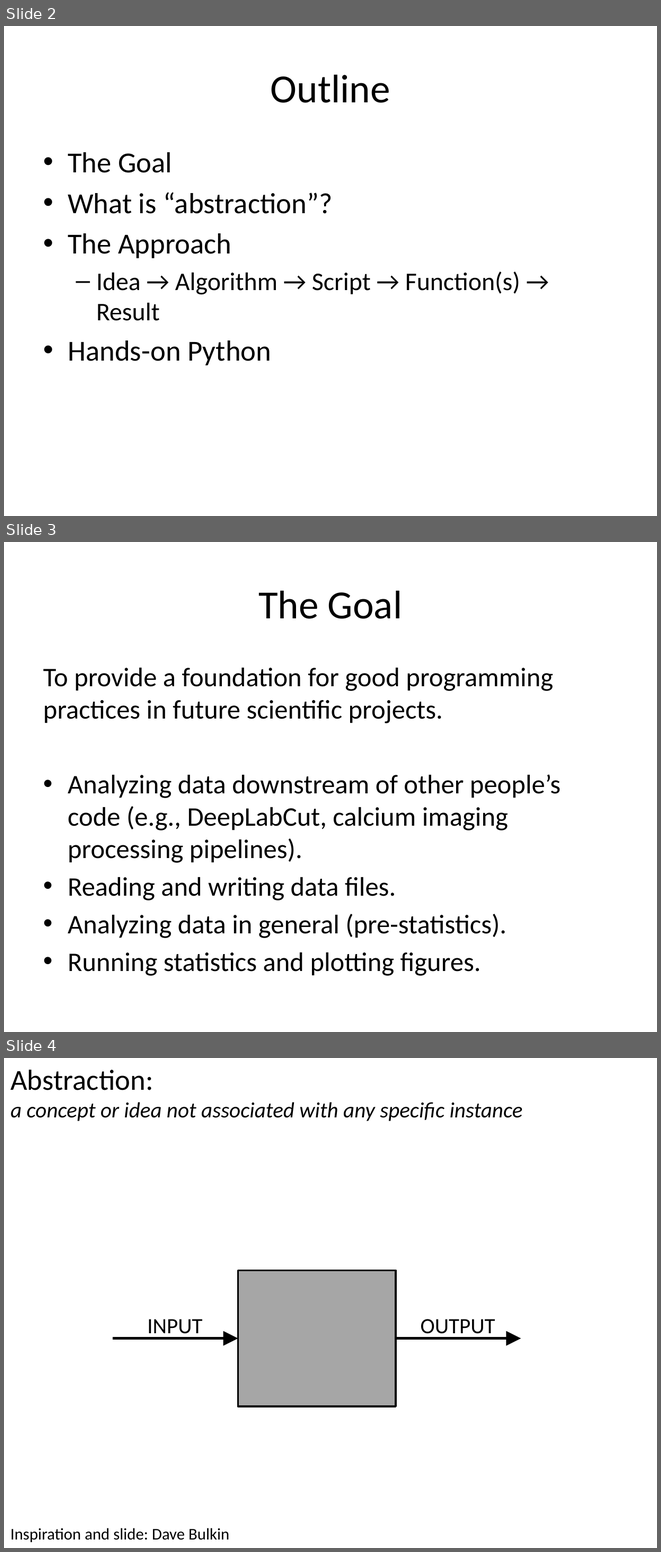
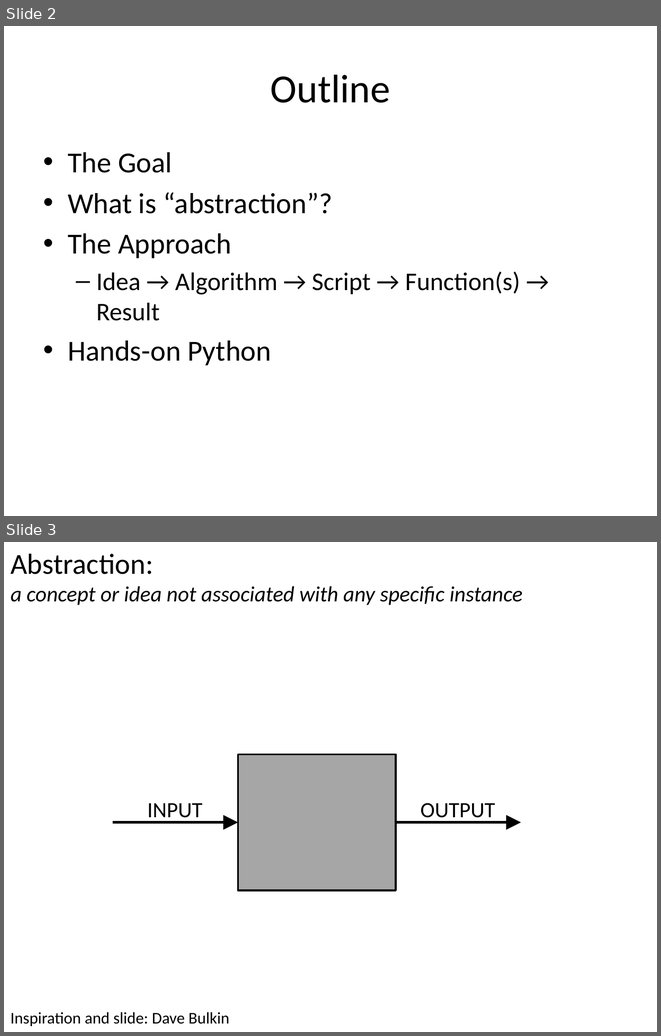
Before and after one commit to wmau/PythonForNeuro, a slide deck: Lecture1_Intro.pptx. Shown one above the other, each under a label of ours: slides 2, 3 and 4 before the commit, slides 2 and 3 after it. The pictures are 661x1552 and 661x1036 pixels, drawn with LibreOffice and Linux fonts; fonts in the diff are those of the drawing. Boxes give left, top, right and bottom in pixels: in the first picture for what was removed or moved away, otherwise in the second. Text is boxed around its words. In the diff, an @@ line names an element or a change of style, - is before the commit and + after.

```diff
--- a/Lecture1_Intro.pptx
+++ b/Lecture1_Intro.pptx
@@ slide 3 removed at (x1=4, y1=542, x2=657, y2=1032), background #FFFFFF @@
@@ title removed at (x1=258, y1=590, x2=402, y2=619) @@
-The Goal
@@ text removed at (x1=43, y1=668, x2=560, y2=976) @@
-To provide a foundation for good programming practices in future scientific projects.
-• Analyzing data downstream of other people’s code (e.g., DeepLabCut, calcium imaging processing pipelines).
-• Reading and writing data files.
-• Analyzing data in general (pre-statistics).
-• Running statistics and plotting figures.
@@ what was slide 4 is now slide 3 @@
```
Also in this commit, not shown: 6 other slides removed, 2 other files.
